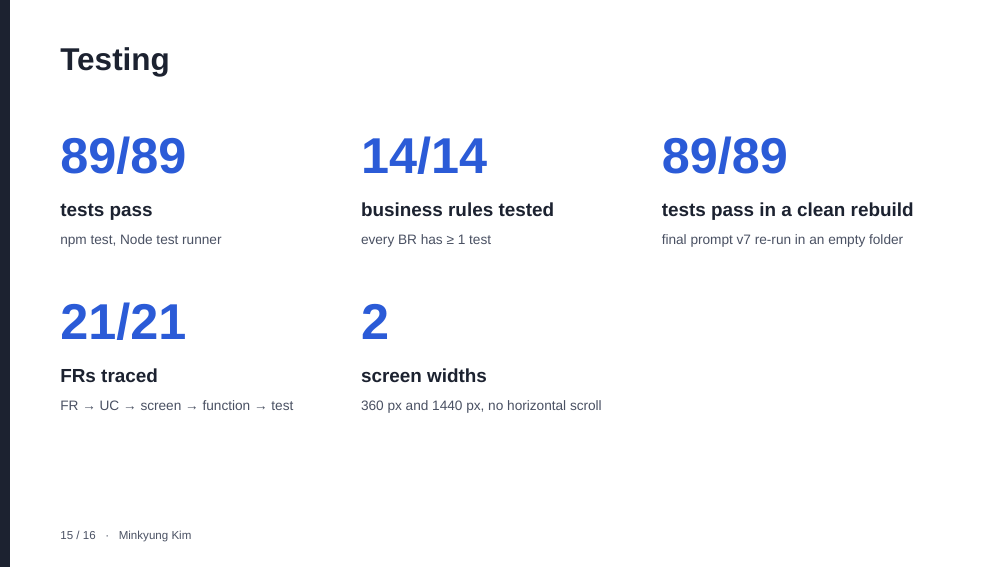
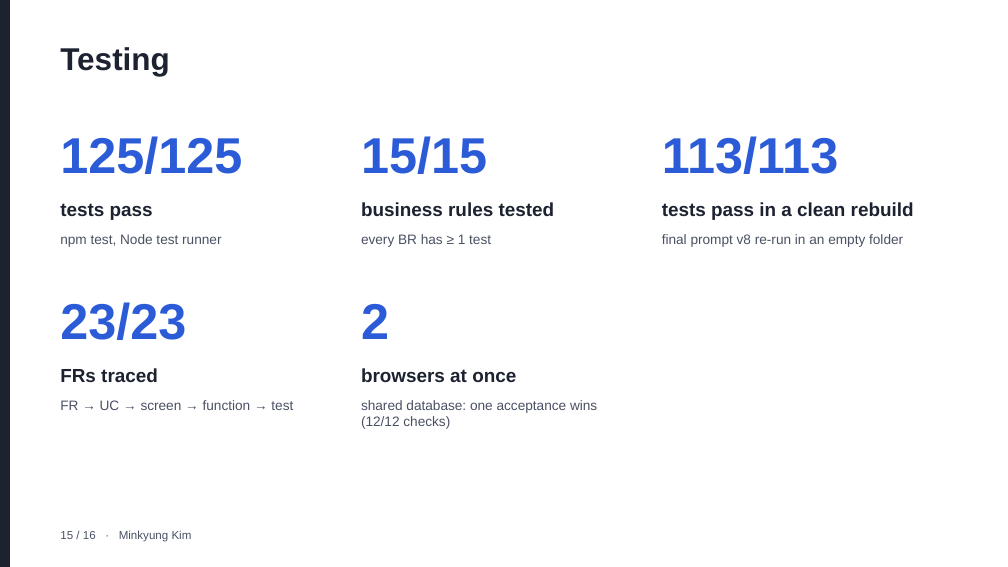
Before and after one commit to keemlogan/shiftswap, a slide deck: slide 15 of presentation/ShiftSwap-Team7.pptx. Drawn at 1008x567 pixels with LibreOffice and Linux fonts; fonts in the diff are those of the drawing. Boxes give left, top, right and bottom in pixels: in the first picture for what was removed or moved away, otherwise in the second. Text is boxed around its words. In the diff, an @@ line names an element or a change of style, - is before the commit and + after.

```diff
--- a/presentation/ShiftSwap-Team7.pptx
+++ b/presentation/ShiftSwap-Team7.pptx
@@ text at (60,136,242,174): text changed @@
-89/89
+125/125
@@ text at (361,136,487,174): text changed @@
-14/14
+15/15
@@ text at (662,136,839,174): text changed @@
-89/89
+113/113
@@ text at (662,234,903,247): text changed @@
-final prompt v7 re-run in an empty folder
+final prompt v8 re-run in an empty folder
@@ text at (60,302,186,340): text changed @@
-21/21
+23/23
@@ text at (361,368,516,382): text changed @@
-screen widths
+browsers at once
@@ text at (361,400,597,429): text changed @@
-360 px and 1440 px, no horizontal scroll
+shared database: one acceptance wins (12/12 checks)
```
Also in this commit, not shown: 7 other slides changed, 2 other files.
